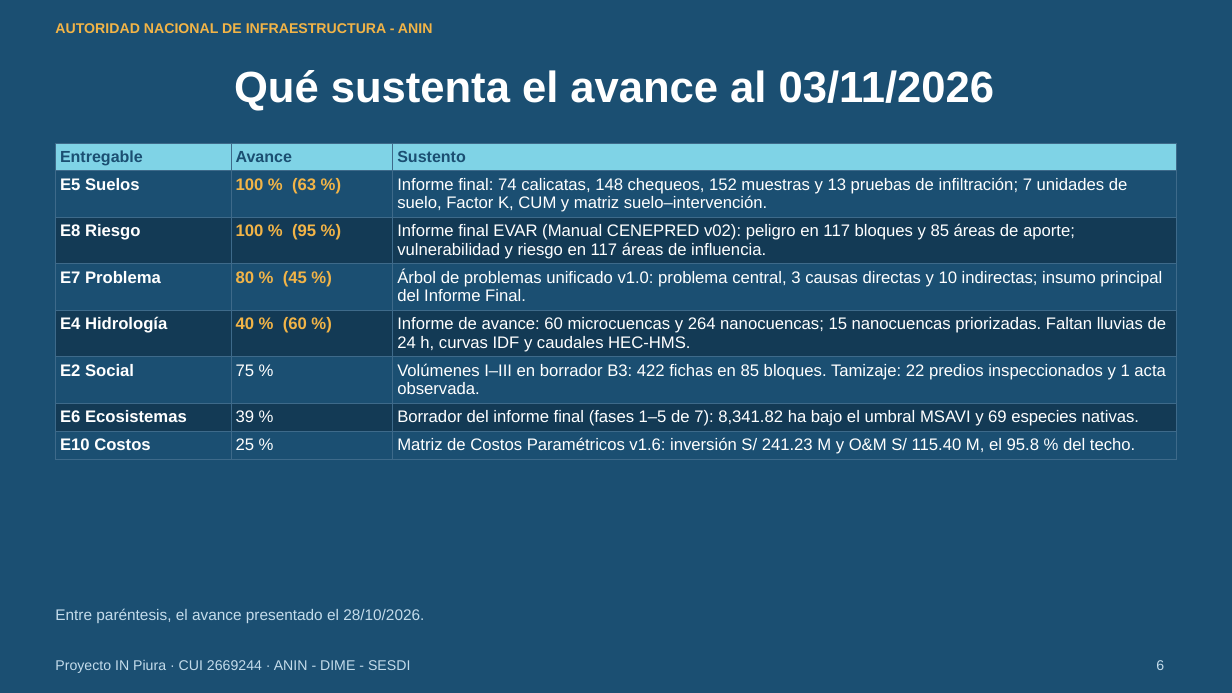
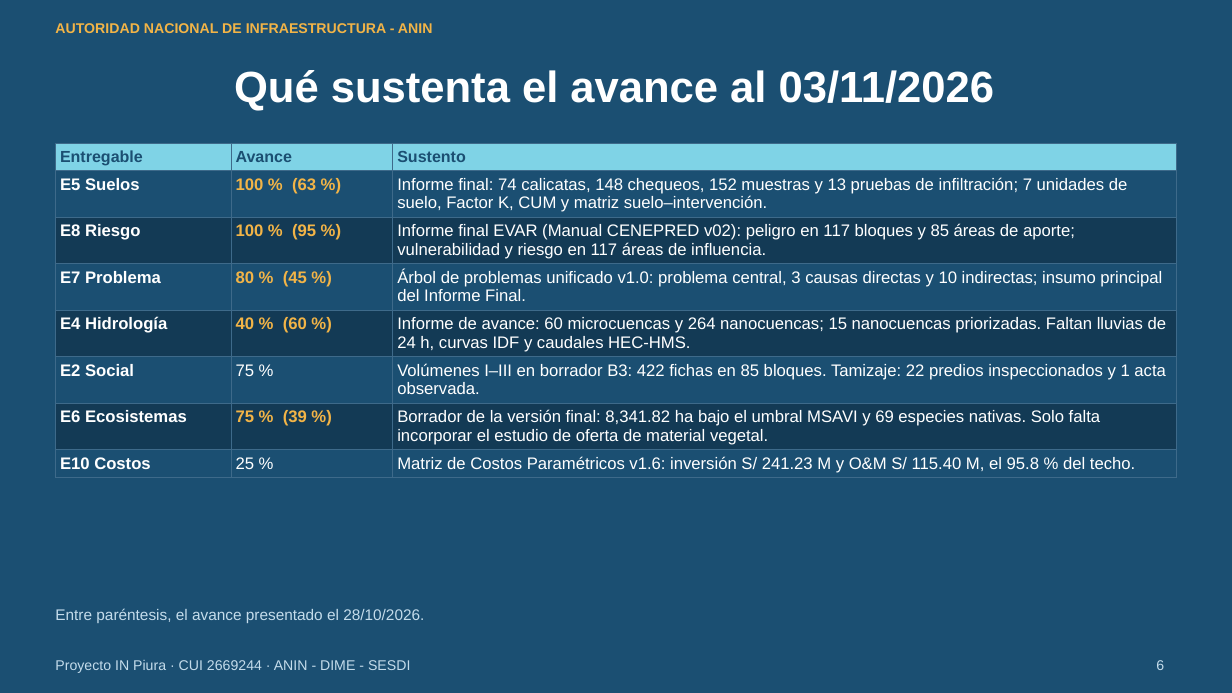
Before and after one commit to salomoncahuas-tech/Salomon1969, a slide deck: slide 6 of presentaciones/avance_perfil_sesdi_2026-11-03/Avance_Perfil_IN_Piura_SESDI_03_noviembre.pptx. Drawn at 1232x693 pixels with LibreOffice and Linux fonts; fonts in the diff are those of the drawing. Boxes give left, top, right and bottom in pixels: in the first picture for what was removed or moved away, otherwise in the second. Text is boxed around its words. In the diff, an @@ line names an element or a change of style, - is before the commit and + after.

```diff
--- a/presentaciones/avance_perfil_sesdi_2026-11-03/Avance_Perfil_IN_Piura_SESDI_03_noviembre.pptx
+++ b/presentaciones/avance_perfil_sesdi_2026-11-03/Avance_Perfil_IN_Piura_SESDI_03_noviembre.pptx
@@ table at box(55, 143, 1177, 477) @@
-row 7, column 2: 39 %
+row 7, column 2: 75 % (39 %)
-row 7, column 3: Borrador del informe final (fases 1–5 de 7): 8,341.82 ha bajo el umbral MSAVI y 69 especies nativas.
+row 7, column 3: Borrador de la versión final: 8,341.82 ha bajo el umbral MSAVI y 69 especies nativas. Solo falta incorporar el estudio de oferta de material vegetal.
```
Also in this commit, not shown: 8 other slides changed, 3 other files.
